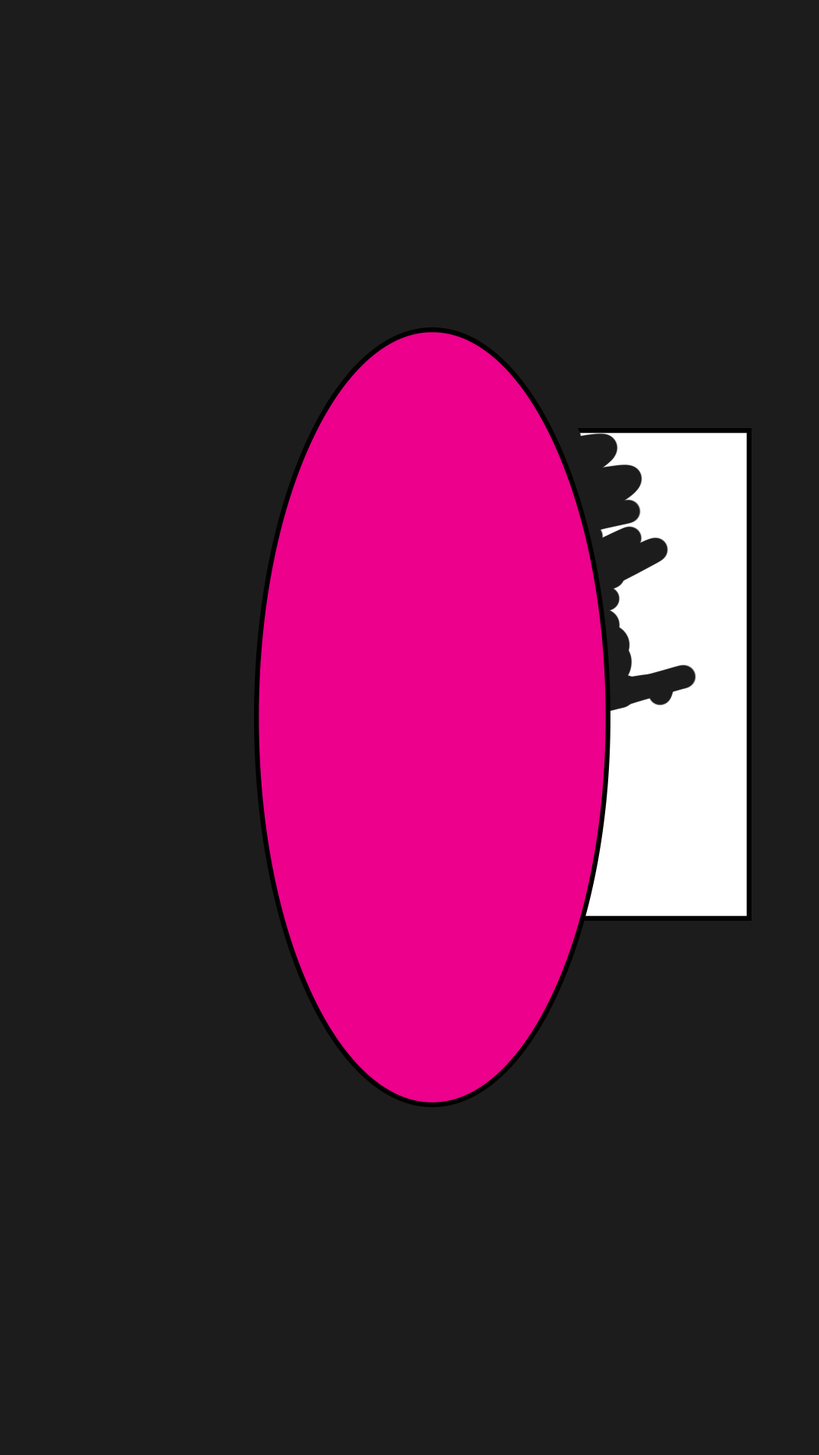
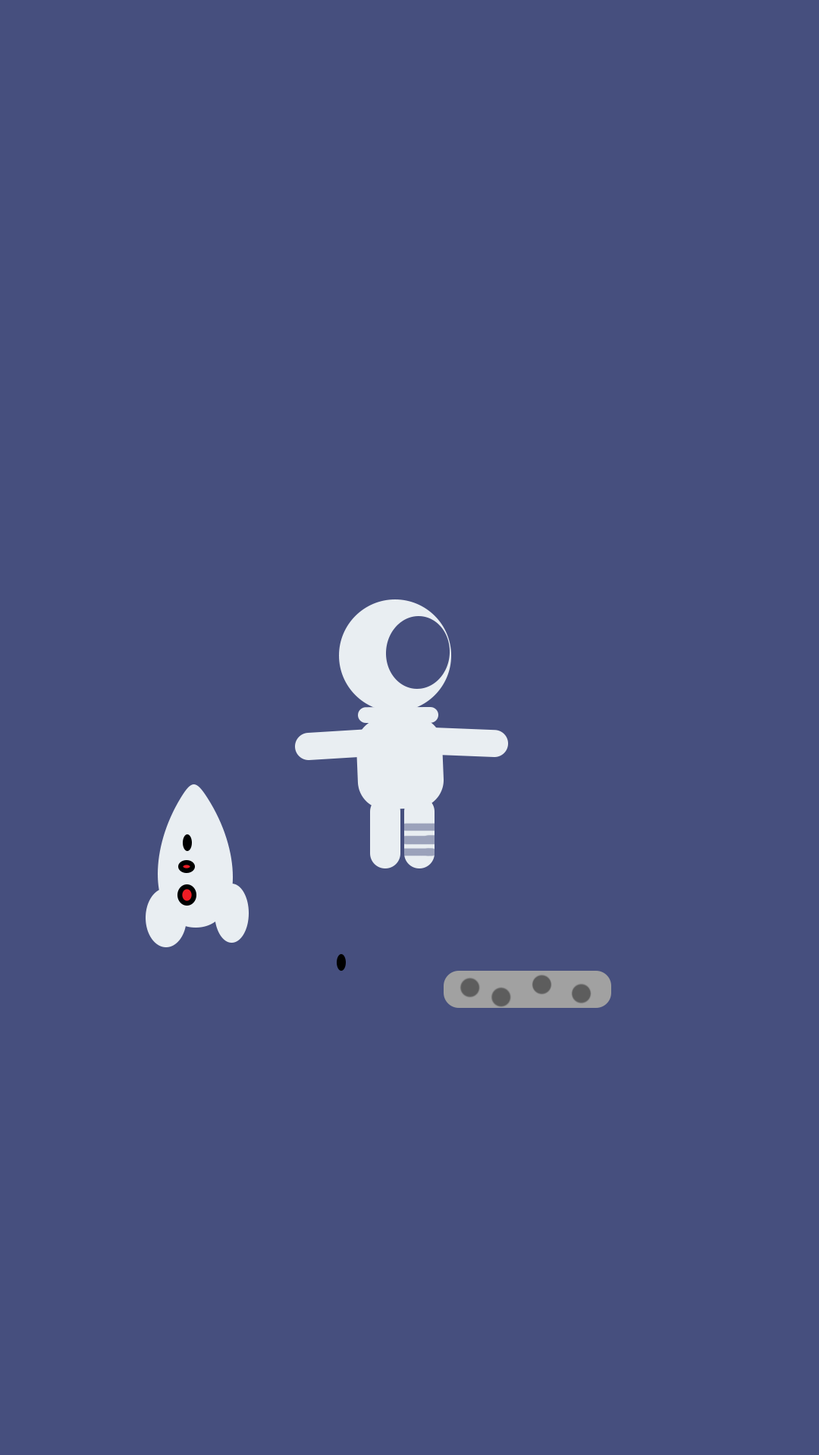
Layered file, before and after one edit (819px x 1455px). Changes by layer:
removed group "Character" (2 layers) over [253, 327, 752, 1108]
added group "Group 1" with 2 layers above "Rocket" over [443, 970, 611, 1009]
added layer "Layer 4" (42%) in group "Group 1" over [459, 974, 592, 1009]
added layer "Rounded Rectangle 6" in group "Group 1" over [443, 970, 611, 1009]
added group "Rocket" with 8 layers above "Layer 1" over [145, 655, 680, 971]
added layer "Ellipse 7" in group "Rocket" over [336, 954, 346, 971]
added layer "Ellipse 6" in group "Rocket" over [182, 834, 192, 852]
added layer "Ellipse 5" in group "Rocket" over [178, 860, 195, 874]
added layer "Ellipse 4" in group "Rocket" over [177, 884, 197, 906]
added layer "Ellipse 3" in group "Rocket" over [145, 888, 187, 948]
added layer "Ellipse 2" in group "Rocket" over [214, 883, 249, 943]
added layer "Polygon 1" in group "Rocket" over [157, 784, 233, 928]
hid "Ellipse 1", moved it into group "Rocket", painted on it over [253, 327, 680, 1108]
renamed "Layer 0" to "Layer 1", hid it, opacity 100% → 39%, painted on it over [0, 0, 819, 1455]
added layer "Astronaut" above "Layer 0" over [294, 599, 508, 869]
renamed "Rectangle 1" to "Layer 0", moved it out of group "Character", painted on it, unmasked it over [0, 0, 819, 1455]
